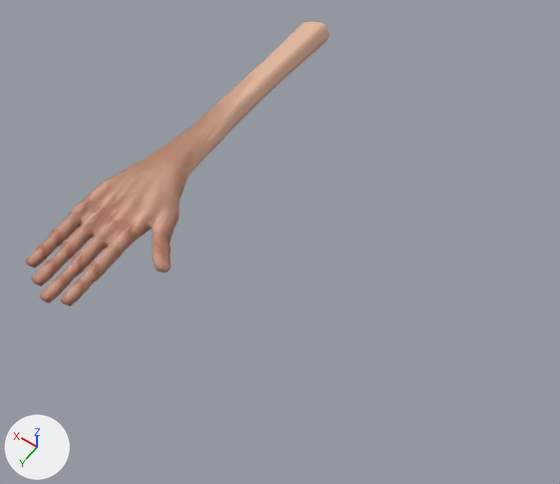
One commit to the FBX model Assets/Resources/Models/Characters/Hands.fbx: the scene before it, then after it.
Both versions are drawn from a 50 mm lens placed at (-4.32, 5.89, 14.82), pointed at (1.85, -2.75, 1.25). The lights are fixed; the arrows at lower left show +X, +Y and +Z. Where no turn or scale is listed for an object, it has been applied to the vertices.
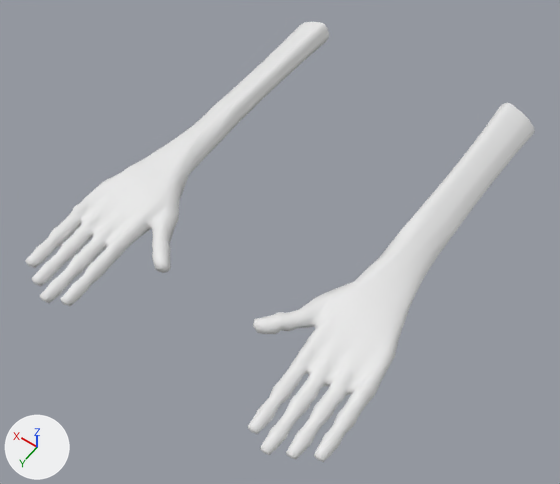
Pixel boxes [x1, y1, x2, y2] of what changed, in the pictures (560 x 484 px):
```json
{"object": "Circle.000", "change": "added", "after": [248, 103, 535, 462]}
{"object": "Circle.002", "change": "recoloured", "before": [25, 22, 329, 306], "after": [25, 22, 329, 306], "on screen": "beige to white"}
```

Edits to the scene script, one JSON object a line:
```json
{"op": "add", "block": "mat_material_003", "code": ["mat_material_003 = principled_material('Material.003')", "mat_material_003.base_color = (0.8, 0.8, 0.8)  # white #e7e7e7", "mat_material_003.roughness = 0.553"]}
{"block": "me_circle_006", "where": "me_circle_006.from_pydata(...)  # 1103 vertices, 1088 faces; spans x -7.7..8.6, y -3.0..3.0, z -10.0..49.1"}
{"op": "remove", "block": "me_circle_006", "code": "me_circle_006.materials.append(mat_material_001)  # picture img_hands_highres_diffuse_png"}
{"op": "add", "block": "me_circle_006", "code": "me_circle_006.materials.append(mat_material_003)  # white #e7e7e7"}
{"op": "add", "block": "me_circle_000", "code": ["me_circle_000 = bpy.data.meshes.new('Circle.000')", "me_circle_000.from_pydata(...)  # 1103 vertices, 1088 faces; spans x -1.47..1.32, y -8.41..1.72, z -0.51..0.52", "me_circle_000.materials.append(mat_material_003)  # white #e7e7e7"]}
{"op": "add", "block": "ob_circle_000", "code": ["ob_circle_000 = bpy.data.objects.new('Circle.000', me_circle_000)", "ob_circle_000.location = (-0.41, -0.23, 1.84)"]}
```
